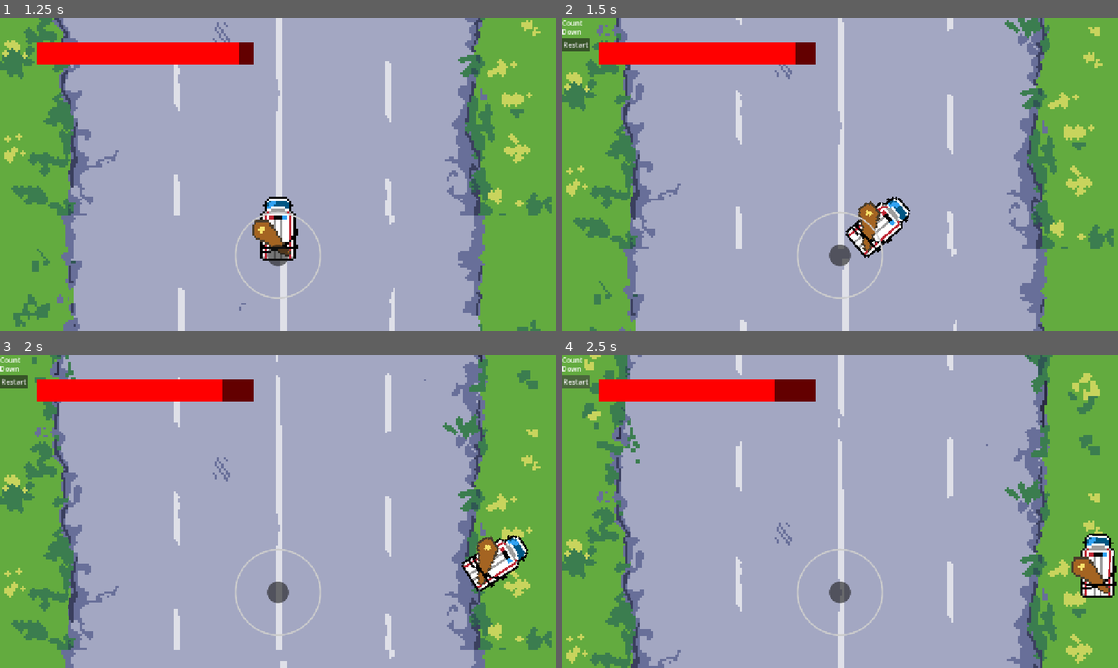
Above: before the commit, frames 1-4 (two rows, left to right).
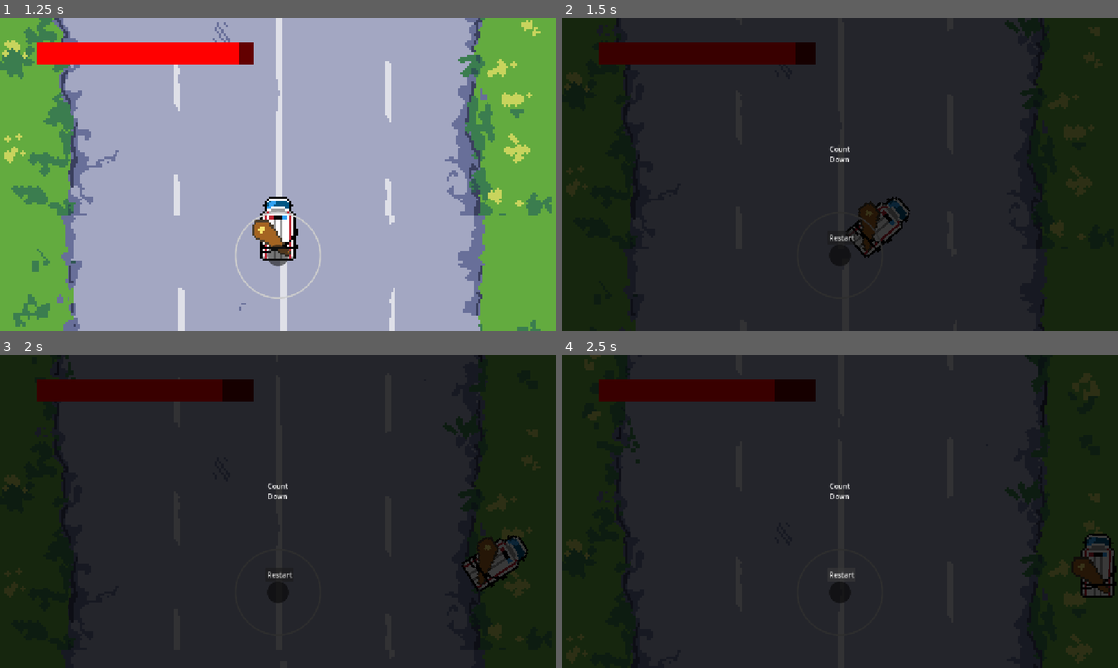
Above: after the commit, the same moments.

Repository: danielcannell/dracula-dash
Game: Godot game, scene res://scenes/title.tscn
The game is run twice, just before and just after one commit, with the same random seed, the same clock (stepped at 60 frames per second) and the same inputs.
Inputs (mouse positions are in pixels of both pictures, inside the frame that each line leads up to):
- Up to frame 1 (1.25 s): click "Start Game" at 0.5 s
- Up to frame 2 (1.5 s): tap Enter at 1.25 s; move the mouse to (962, 158) at 1.27 s; hold Right (turn_right) from 1.28 s (still down); tap X at 1.35 s; click (962, 158) at 1.42 s
- Up to frame 3 (2 s): keep holding Right (turn_right)
- Up to frame 4 (2.5 s): release Right (turn_right) at 2 s; click "Restart" at 2 s

Frame 1 is identical in both runs. In frame 2, 100% of the frame differs, in the area x 0-100%, y 0-100%; in frame 3, 100%; in frame 4, 100%.

Commit message:
death screen: darker background

Diff:
--- a/scenes/death.tscn
+++ b/scenes/death.tscn
@@ -3,24 +3,57 @@
 [ext_resource type="Script" uid="uid://nc44vvud8oi2" path="res://scripts/death.gd" id="1_0hhgj"]
 
 [node name="Node2D" type="CanvasLayer" unique_id=623993836]
-visible = false
 script = ExtResource("1_0hhgj")
 
-[node name="Label" type="Label" parent="." unique_id=778727568]
-offset_right = 40.0
-offset_bottom = 23.0
+[node name="ColorRect" type="ColorRect" parent="." unique_id=1362609575]
+anchors_preset = 15
+anchor_right = 1.0
+anchor_bottom = 1.0
+grow_horizontal = 2
+grow_vertical = 2
+color = Color(0, 0, 0, 0.7764706)
+
+[node name="Label" type="Label" parent="ColorRect" unique_id=778727568]
+layout_mode = 1
+anchors_preset = 8
+anchor_left = 0.5
+anchor_top = 0.5
+anchor_right = 0.5
+anchor_bottom = 0.5
+offset_left = -24.0
+offset_top = -70.0
+offset_right = 23.0
+offset_bottom = -47.0
+grow_horizontal = 2
+grow_vertical = 2
 text = "Count"
 
-[node name="Label2" type="Label" parent="." unique_id=925616108]
-offset_left = -1.0
-offset_top = 20.0
-offset_right = 59.0
-offset_bottom = 43.0
+[node name="Label2" type="Label" parent="ColorRect" unique_id=925616108]
+layout_mode = 1
+anchors_preset = 8
+anchor_left = 0.5
+anchor_top = 0.5
+anchor_right = 0.5
+anchor_bottom = 0.5
+offset_left = -24.0
+offset_top = -46.0
+offset_right = 21.0
+offset_bottom = -23.0
+grow_horizontal = 2
+grow_vertical = 2
 text = "Down"
 
-[node name="Button" type="Button" parent="." unique_id=1463549988]
-offset_left = -1.0
-offset_top = 46.0
-offset_right = 64.0
-offset_bottom = 77.0
+[node name="Button" type="Button" parent="ColorRect" unique_id=1463549988]
+layout_mode = 1
+anchors_preset = 8
+anchor_left = 0.5
+anchor_top = 0.5
+anchor_right = 0.5
+anchor_bottom = 0.5
+offset_left = -29.0
+offset_top = 130.0
+offset_right = 36.0
+offset_bottom = 161.0
+grow_horizontal = 2
+grow_vertical = 2
 text = "Restart"
--- a/scripts/death.gd
+++ b/scripts/death.gd
@@ -2,7 +2,7 @@
 
 
 func _ready():
-	print("HI")
+	visible = false
 
 
 func _show():
